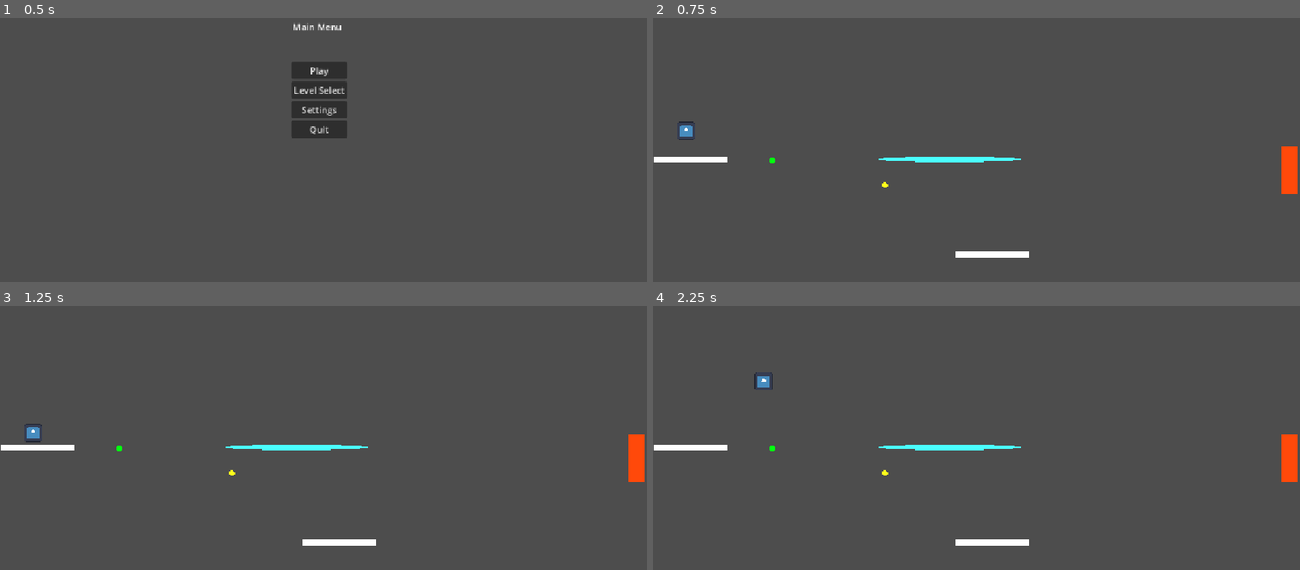
Above: before the commit, frames 1-4 (two rows, left to right).
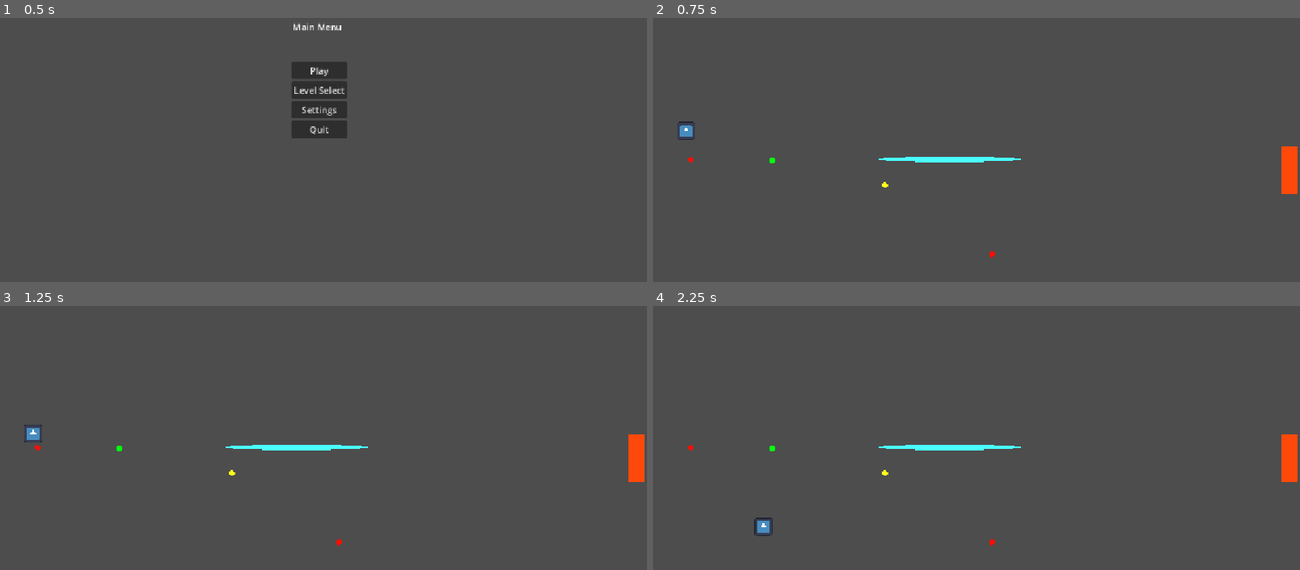
Above: after the commit, the same moments.

Repository: Cayuga007/summer-summit-2026
Game: Godot game, scene res://UI/Main_menu.tscn
Same seed, same stepped clock (60 frames per second), same inputs: the game is played once before the commit and once after it. The engine's default icon, where the game draws it, is replaced by a stand-in: a white triangle on a blue panel in a dark square.
Inputs (mouse positions are in pixels of both pictures, inside the frame that each line leads up to):
- Up to frame 1 (0.5 s): no input
- Up to frame 2 (0.75 s): click "Play" at 0.5 s
- Up to frame 3 (1.25 s): no input
- Up to frame 4 (2.25 s): tap Enter at 1.25 s; move the mouse to (1118, 443) at 1.27 s; hold D (right) from 1.28 s (still down); click (1118, 443) at 1.42 s; tap Space (jump) at 1.52 s; move the mouse to (847, 477) at 2.02 s

Frame 1 is identical in both runs. In frame 2, 0.5% of the frame differs, in the area x 0-59%, y 52-91%; in frame 3, 0.6%; in frame 4, 0.8%, in the area x 0-59%, y 25-91%.

Commit message:
Update platform.tscn

Diff:
--- a/platforms/platform.tscn
+++ b/platforms/platform.tscn
@@ -1,15 +1,15 @@
 [gd_scene format=3 uid="uid://cm2yksx2t35f0"]
 
-[sub_resource type="RectangleShape2D" id="RectangleShape2D_5ajho"]
+[sub_resource type="CircleShape2D" id="CircleShape2D_7stys"]
 
-[sub_resource type="BoxMesh" id="BoxMesh_mi635"]
+[sub_resource type="SphereMesh" id="SphereMesh_slo63"]
 
 [node name="Platform" type="StaticBody2D" unique_id=1487216132]
-scale = Vector2(13, 1)
 
 [node name="CollisionShape2D" type="CollisionShape2D" parent="." unique_id=282006335]
-shape = SubResource("RectangleShape2D_5ajho")
+shape = SubResource("CircleShape2D_7stys")
 
 [node name="MeshInstance2D" type="MeshInstance2D" parent="." unique_id=2135289451]
+modulate = Color(1, 0.05882353, 0, 1)
 scale = Vector2(20, 20)
-mesh = SubResource("BoxMesh_mi635")
+mesh = SubResource("SphereMesh_slo63")
